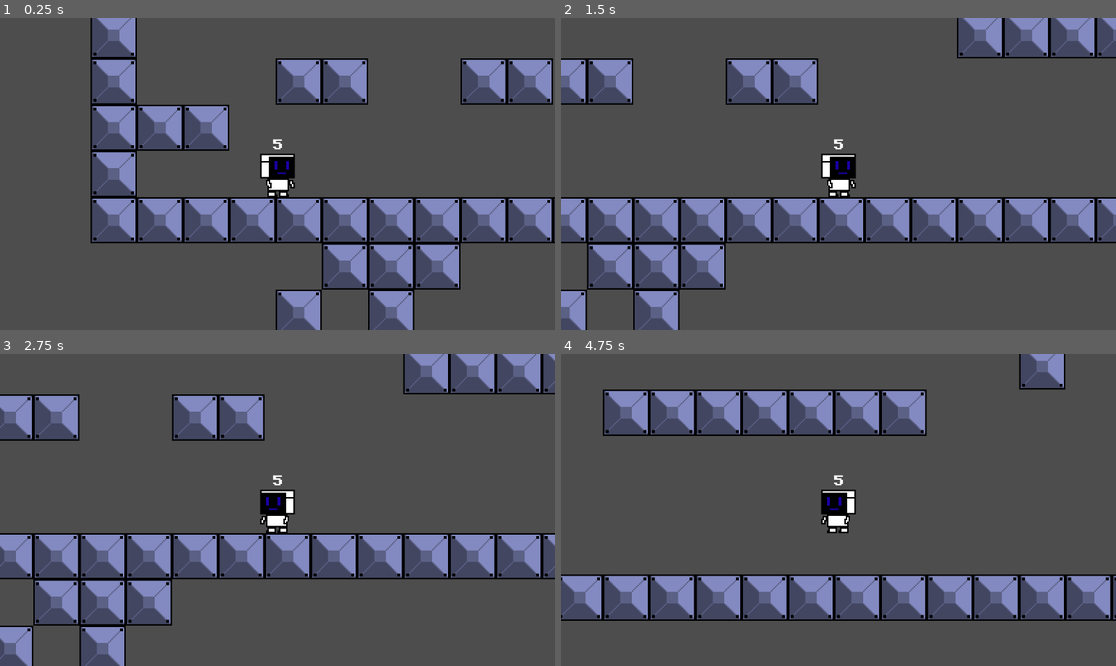
Above: before the commit, frames 1-4 (two rows, left to right).
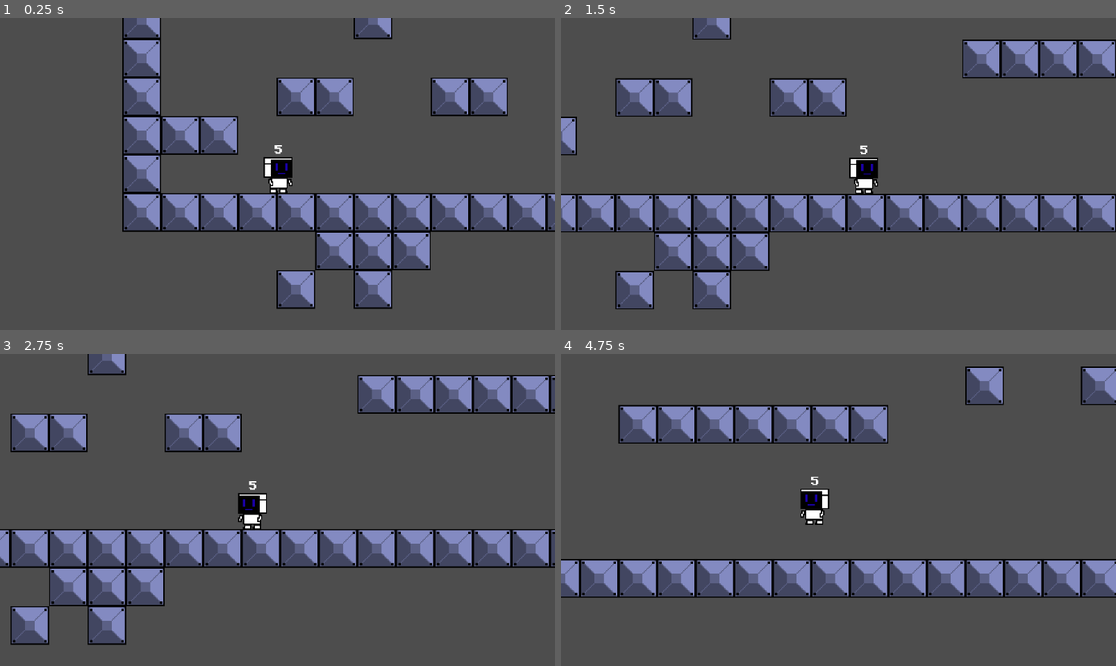
Above: after the commit, the same moments.

Repository: DanielKuhnDeAraujo/Robozin
Game: Godot game, scene res://scenes/jogo.tscn
Two runs of this game, one before a commit and one after it. Both use one fixed random seed, a clock stepped at 60 frames per second and the inputs below.
Inputs:
- Up to frame 1 (0.25 s): no input
- Up to frame 2 (1.5 s): hold D (andar_direita) from 0.53 s (still down); tap Space (pulo) at 0.77 s
- Up to frame 3 (2.75 s): tap Space (pulo) at 1.52 s; release D (andar_direita) at 2.03 s; hold Left (andar_esquerda) from 2.03 s (still down)
- Up to frame 4 (4.75 s): release Left (andar_esquerda) at 2.78 s; hold D (andar_direita) 2.78-4.28 s; tap Space (pulo) at 3.02, 3.77, 4.52 s; hold Left (andar_esquerda) from 4.28 s (still down)

The runs differ from the first frame. In frame 1, 24% of the frame differs, in the area x 16-100%, y 0-100%; in frame 2, 24%; in frame 3, 24%; in frame 4, 22%.

Commit message:
ajustei DUAS coisas
pinto

Diff:
--- a/scenes/jogo.tscn
+++ b/scenes/jogo.tscn
@@ -25,7 +25,9 @@
 position = Vector2(27, 16)
 
 [node name="Camera2D" type="Camera2D" parent="Player"]
-zoom = Vector2(3, 3)
+zoom = Vector2(2.5, 2.5)
+position_smoothing_enabled = true
+position_smoothing_speed = 10.0
 
 [node name="mosca" parent="." instance=ExtResource("3_1b3iq")]
 position = Vector2(570, -192)
